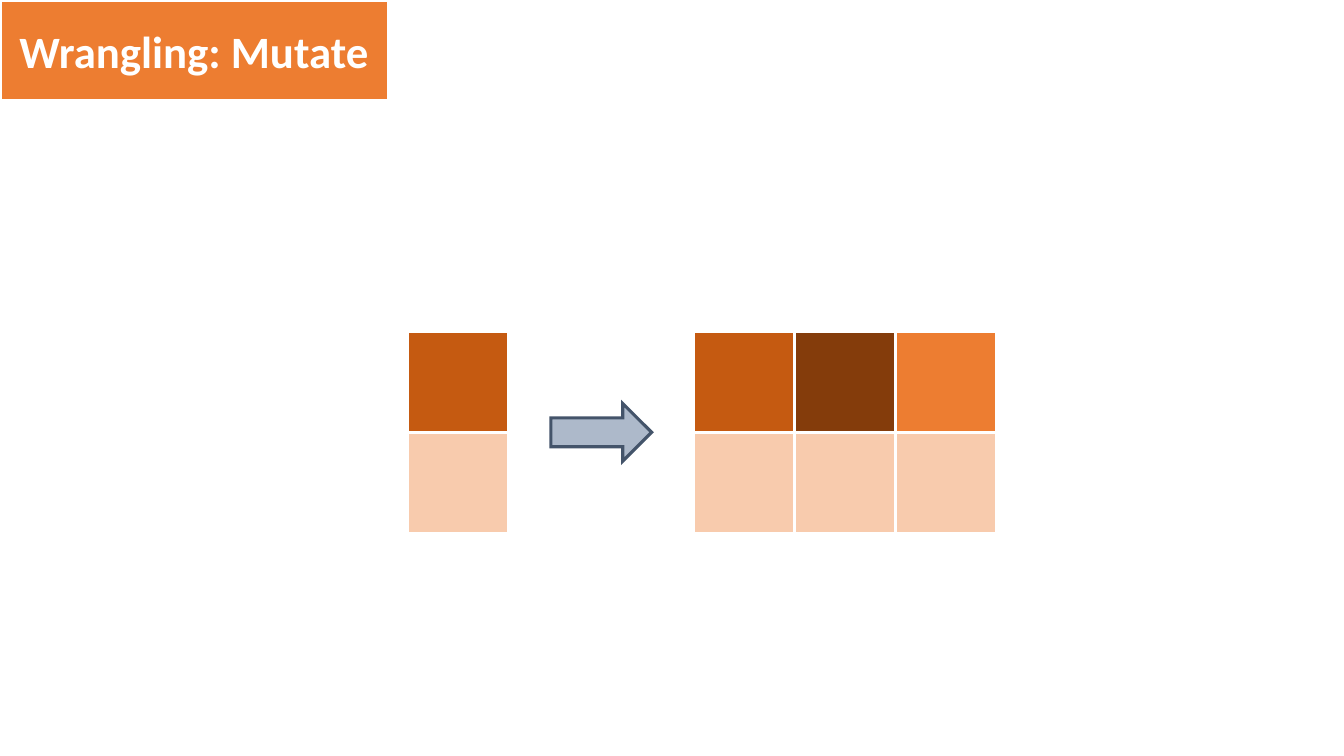
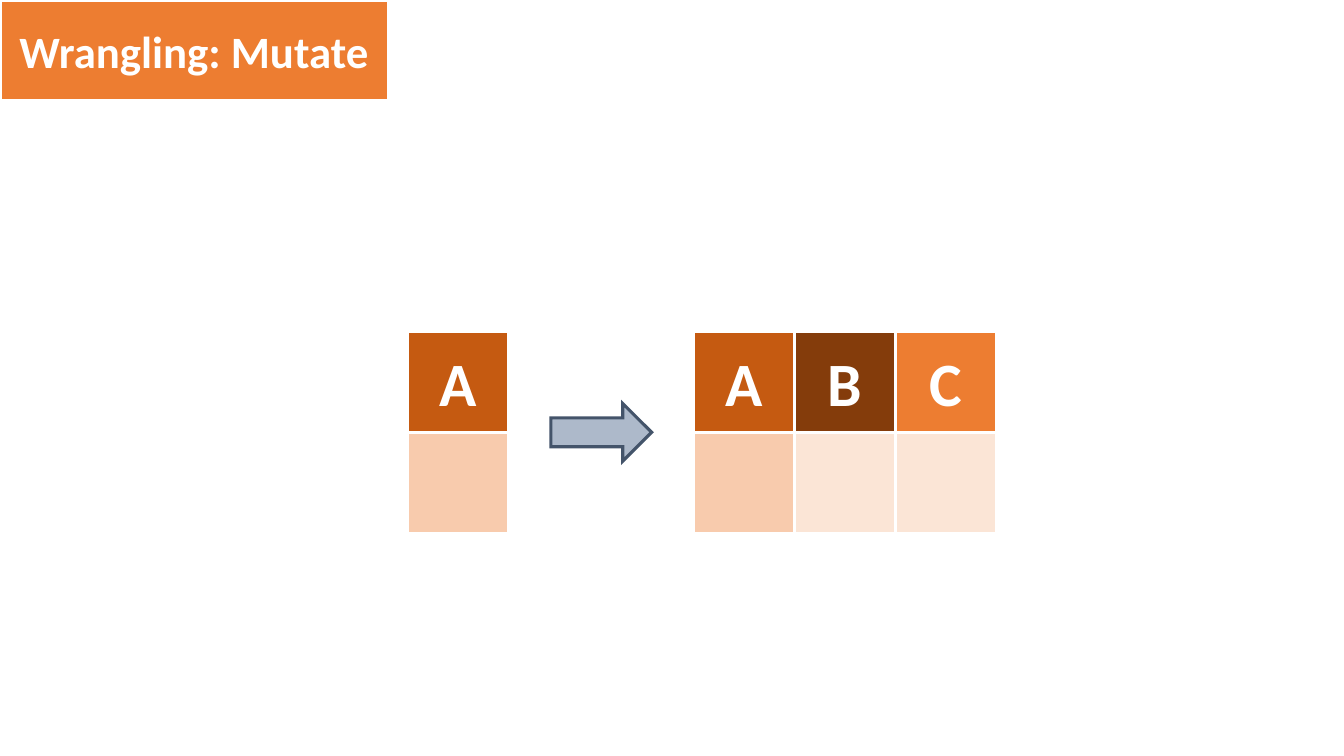
Before and after one commit to NCEAS/scicomp-workshop-template, a slide deck: slide 3 of images/tidyverse-visuals-dev.pptx. Drawn at 1344x756 pixels with LibreOffice and Linux fonts; fonts in the diff are those of the drawing. Boxes give left, top, right and bottom in pixels: in the first picture for what was removed or moved away, otherwise in the second. Text is boxed around its words. In the diff, an @@ line names an element or a change of style, - is before the commit and + after.

```diff
--- a/images/tidyverse-visuals-dev.pptx
+++ b/images/tidyverse-visuals-dev.pptx
@@ text in rectangle at (x1=440, y1=366, x2=477, y2=406): text added @@
+A
@@ text in rectangle at (x1=726, y1=366, x2=763, y2=406): text added @@
+A
@@ text in rectangle at (x1=828, y1=366, x2=862, y2=406): text added @@
+B
@@ text in rectangle at (x1=930, y1=365, x2=963, y2=407): text added @@
+C
@@ rectangle at (x1=795, y1=433, x2=895, y2=533): fill #F8CBAD to #FBE5D6 @@
@@ rectangle at (x1=895, y1=433, x2=996, y2=533): fill #F8CBAD to #FBE5D6 @@
```
Also in this commit, not shown: 6 other slides changed, 1 slide added.
